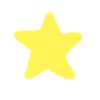
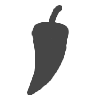
Revision of a layered 100px x 100px image; what changed, layer by layer:
added layer "Calque #8" above "Calque #6" over [27, 5, 69, 95]
hid "Calque #4" over [13, 10, 83, 81]
